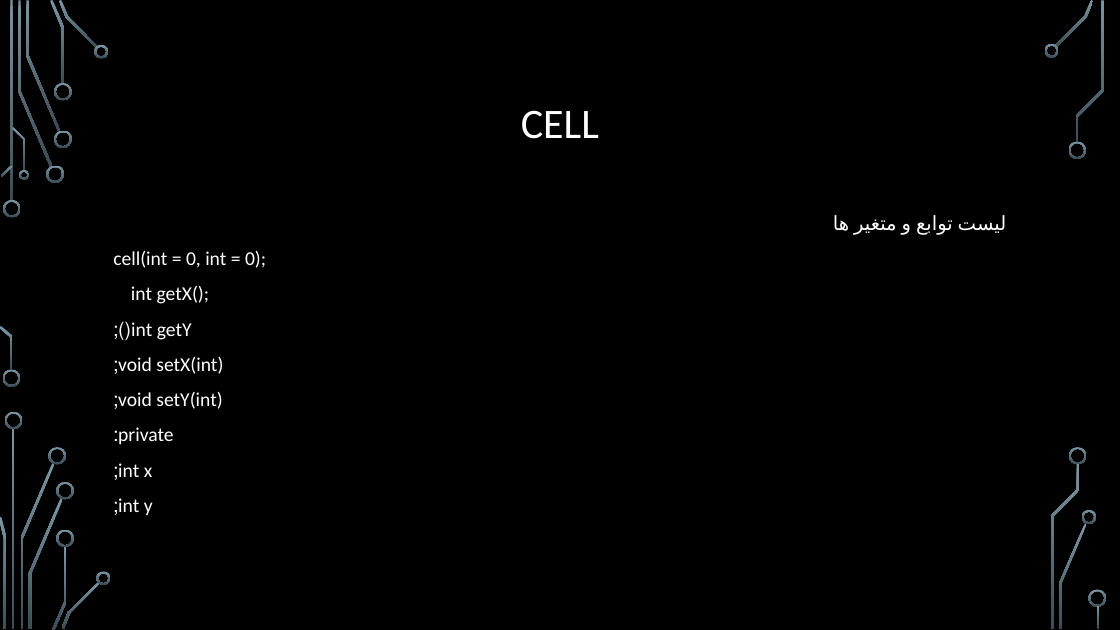
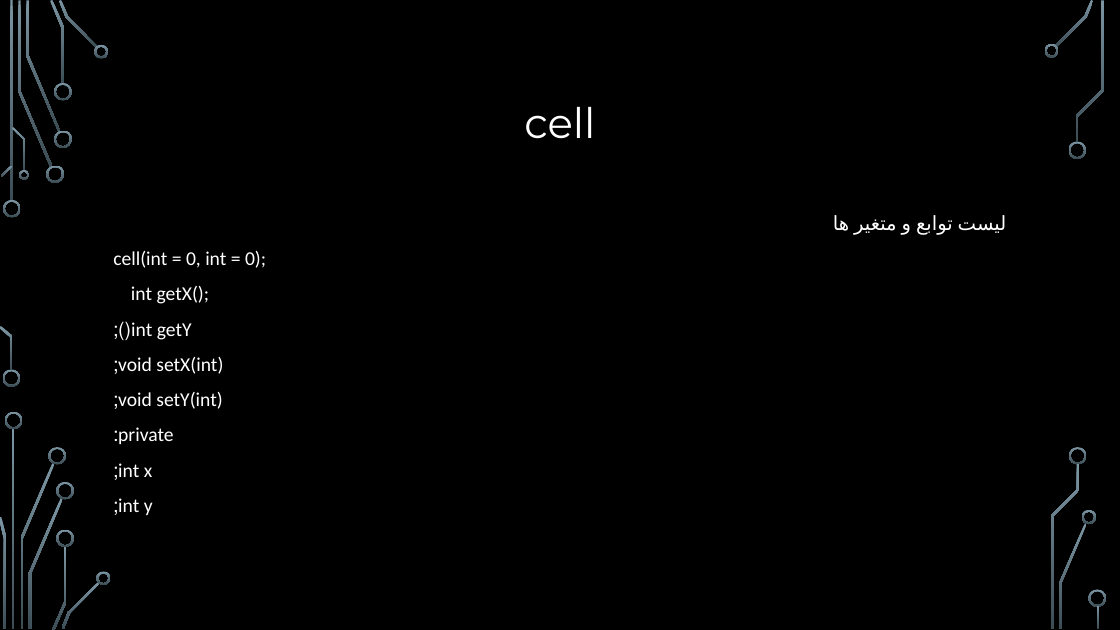
Before and after one commit to AmiriShavaki/Graphical-Chess-Game, a slide deck: slide 3 of powerPoint/به نام خدا).pptx. Drawn at 1120x630 pixels with LibreOffice and Linux fonts; fonts in the diff are those of the drawing; background and template pictures are left out. Boxes give left, top, right and bottom in pixels: in the first picture for what was removed or moved away, otherwise in the second. Text is boxed around its words. In the diff, an @@ line names an element or a change of style, - is before the commit and + after.

```diff
--- a/powerPoint/به نام خدا).pptx
+++ b/powerPoint/به نام خدا).pptx
@@ title at <box>524,107,595,139</box>: text changed; font Calibri to Montserrat @@
-CELL
+cell
```
Also in this commit, not shown: 8 other slides changed, 12 slides added, 2 slides removed, 11 other files.
